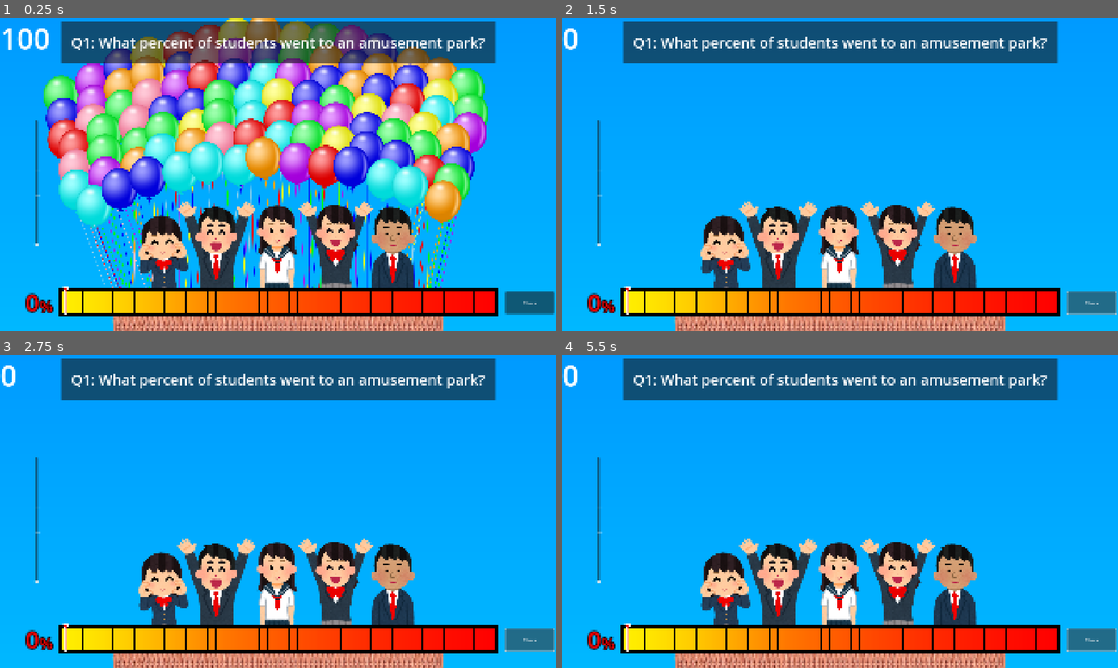
Above: before the commit, frames 1-4 (two rows, left to right).
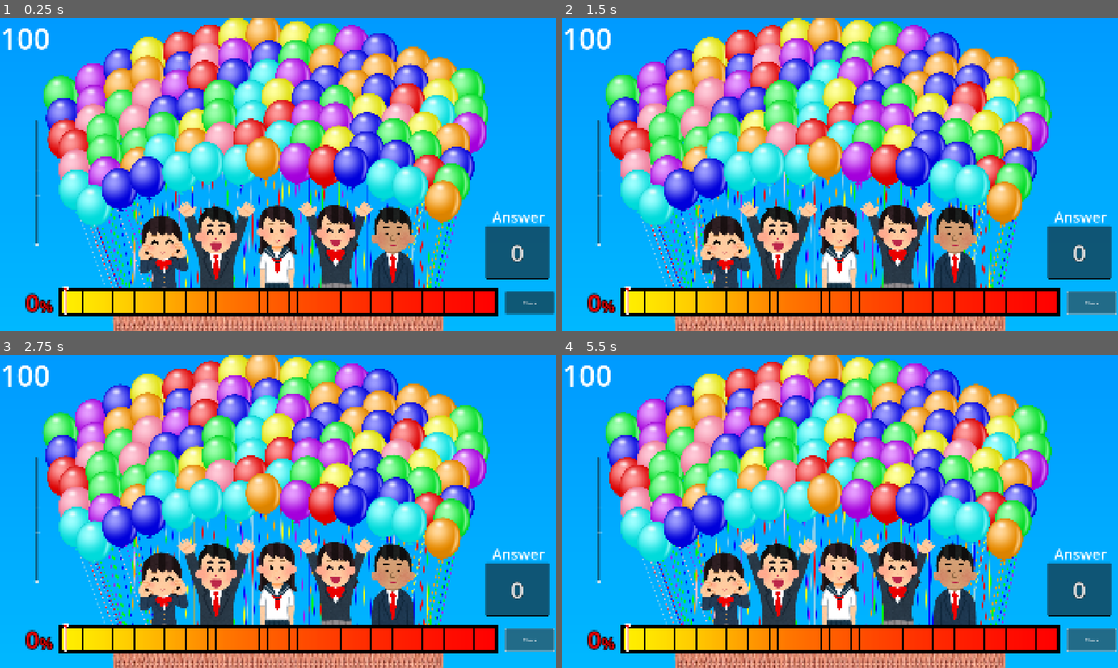
Above: after the commit, the same moments.

Repository: kaatissensei/percent-balloon-mobile
Game: Godot game, scene res://BalloonScene.tscn
Two runs of this game, one before a commit and one after it. Both use one fixed random seed, a clock stepped at 60 frames per second and the inputs below.
Inputs:
- Up to frame 1 (0.25 s): no input
- Up to frame 2 (1.5 s): click "Check" at 0.5 s; click "Check" at 1.25 s
- Up to frame 3 (2.75 s): click "Check" at 2 s
- Up to frame 4 (5.5 s): no input

The runs differ from the first frame. In frame 1, 13% of the frame differs, in the area x 10-99%, y 1-84%; in frame 2, 48%, in the area x 0-99%, y 0-87%; in frame 3, 47%; in frame 4, 48%.

Commit message:
Add spinbox to input custom answer
Hide question box for now

Diff:
--- a/project/BalloonScene.tscn
+++ b/project/BalloonScene.tscn
@@ -56,6 +56,11 @@
 texture_margin_bottom = 25.0
 axis_stretch_vertical = 2
 
+[sub_resource type="Theme" id="Theme_fxbyx"]
+default_font_size = 80
+LineEdit/constants/minimum_character_width = 0
+LineEdit/constants/outline_size = 5
+
 [node name="BalloonScene" type="Node2D"]
 script = ExtResource("1_qfsef")
 
@@ -500,6 +505,7 @@
 
 [node name="QuestionPanel" type="Panel" parent="CanvasLayer"]
 unique_name_in_owner = true
+visible = false
 custom_minimum_size = Vector2(1500, 100)
 anchors_preset = 5
 anchor_left = 0.5
@@ -531,6 +537,27 @@
 theme_override_font_sizes/normal_font_size = 100
 text = "100"
 
+[node name="AnswerBox" type="SpinBox" parent="CanvasLayer"]
+unique_name_in_owner = true
+offset_left = 1675.0
+offset_top = 716.0
+offset_right = 1961.0
+offset_bottom = 900.0
+theme = SubResource("Theme_fxbyx")
+theme_override_constants/field_and_buttons_separation = 50
+rounded = true
+alignment = 1
+
+[node name="RichTextLabel" type="RichTextLabel" parent="CanvasLayer/AnswerBox"]
+layout_mode = 0
+offset_top = -67.0
+offset_right = 230.0
+offset_bottom = 4.0
+theme_override_font_sizes/normal_font_size = 50
+bbcode_enabled = true
+text = "[center]Answer"
+scroll_active = false
+
 [connection signal="value_changed" from="CanvasLayer/PercentBarMargin/TextureRect/MarginContainer/PercentSlider" to="CanvasLayer/PercentBarMargin" method="_update_percent_guessed"]
 [connection signal="pressed" from="CanvasLayer/CheckAnswers" to="CanvasLayer/BalloonControl" method="_check_answers"]
 [connection signal="value_changed" from="CanvasLayer/TeamSlider" to="." method="_change_team"]
--- a/project/balloon_control.gd
+++ b/project/balloon_control.gd
@@ -87,7 +87,7 @@
 
 func _check_answers():
 	#Set answer variable based on textbox val or imported csv
-	var ans = 50
+	var ans = int(%AnswerBox.value)
 	Main.set_answer(ans)
 
 	var currentTeam = Main.currentTeam
--- a/project/balloon_scene.gd
+++ b/project/balloon_scene.gd
@@ -50,7 +50,7 @@
 	var grabberFile = load("res://images/ui/grabber/pb_grabber_%s.png" % basketColor.to_lower())
 	%PercentSlider.add_theme_icon_override("grabber", grabberFile)
 	%PercentSlider.add_theme_icon_override("grabber_highlight", grabberFile)
-
+	%PercentSlider.value = 0
 	%BalloonControl.show_teams_balloons(currentTeam)
 	%RemainingBalloonNum.text = str(Main.remainingArray[currentTeam].size())
 	Main.currentTeam = currentTeam
Not shown: 1 places in project/BalloonScene.tscn that only renumber resources
